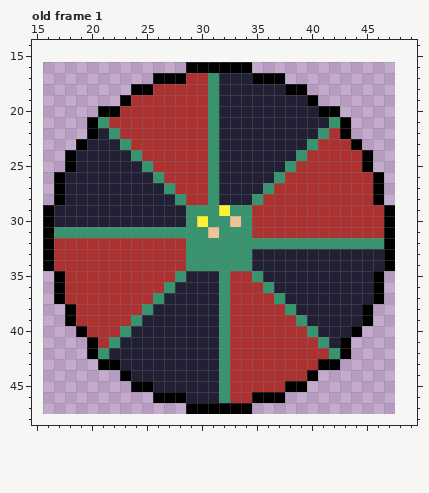
Pixel-art file: assets/Minigames/Roulette/Wheel.aseprite. Above, as it was before the edit.
32x32 pixels, 1 frame. Shown: old frame 1: x 15..49, y 14..48. The old version is drawn lined up with the new one, on the new canvas. The commit also changed other frames, which this record leaves out.
After the commit:
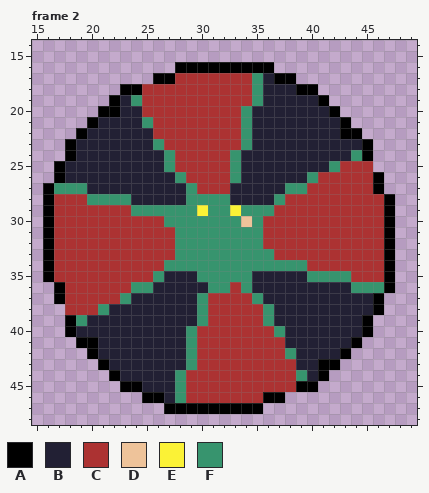
Palette (. is transparent): A #000000  B #222034  C #ac3232  D #eec39a  E #fbf236  F #37946e
A new or re-ordered frame is compared with the old frame closest to it.
Change:
canvas 32x32 -> 64x64, the old top-left corner now at 16,16
frames 1 -> 23
Changed rows in their new state; - is an unchanged pixel.
Frame 2 is new; against old frame 1:
first column x 16:
16 ------------A------AA-----------
17 ------------C--CCCCFB-A---------
18 -------A-C-----CCCCF--B-A-------
19 ------ABF------CCCCF----BA------
20 -------BB------CCCF------B------
21 -----BBBBF-----CCCF-------B-----
22 ---AB-BBBB-----CCCF------BB-A---
23 --AB---BBBF----CCCF-----BBBBBA--
24 --------BBBF---CCF-----BBBBBF---
25 -AB------BBF---CCF----BBBBF--C--
26 ----------BBF--CCF---BBBF-------
27 AFFF-------BBF-CC---BBFF--------
28 ACCCFFFF----BFF-F--BBF--------CA
29 -CCCCCCCFFFFF-E-FE-FF-----------
30 -CCCCCCCCCCFF-F--FDF------------
31 -CCCCCCCCCCC---F---F------------
32 ------------F-------CCCCCCCCCCC-
33 ------------F------FFCCCCCCCCCC-
34 -----------FF------FFFFFCCCCCCC-
35 AC--------FBB-FF-FFB----FFFFCCCA
36 --------FFBB---F--FBB-------FFFA
37 -------FBBB---FCC--FBB----------
38 --C--FBBBB----FCC---FBB------BA-
39 ---FBBBBB-----FCC---FBBB--------
40 --ABBBBB-----FCCC----FBBB---BA--
41 ---A-BB------FCCC-----BBBB-BA---
42 -----B-------FCCC-----FBBBB-----
43 ------B------FCCC------BB-------
44 ------AB----FCCCC------FBA------
45 -------A-B--FCCCC-----C-A-------
46 ---------A-BFCCCC--C------------
47 -----------AA------A------------
Boxes around the changes in both pictures, in picture pixels (x1, y1, x2, y2):
changed: (43, 62, 395, 414)
